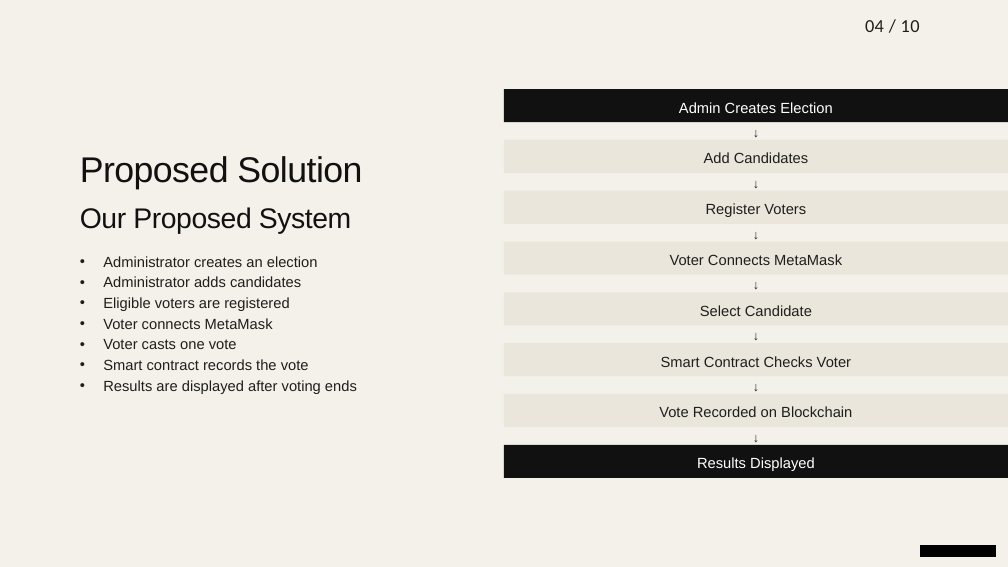
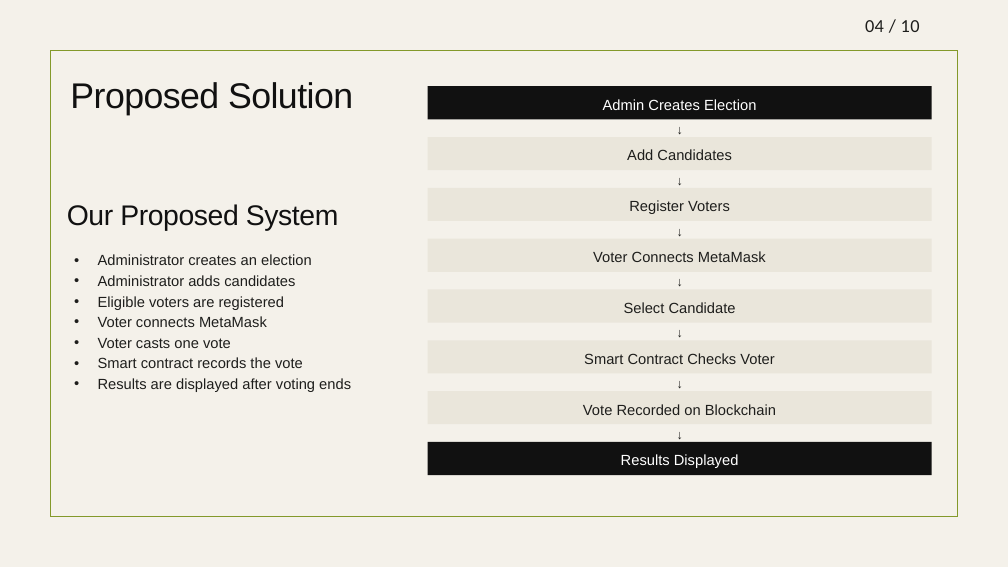
Before and after one commit to Sharaiz333/Blockchain-project_E-Voting-System, a slide deck: slide 4 of Documentation/Blockchain-Based-Voting-System.pptx. Drawn at 1008x567 pixels with LibreOffice and Linux fonts; fonts in the diff are those of the drawing; background and template pictures are left out. Boxes give left, top, right and bottom in pixels: in the first picture for what was removed or moved away, otherwise in the second. Text is boxed around its words. In the diff, an @@ line names an element or a change of style, - is before the commit and + after.

```diff
--- a/Documentation/Blockchain-Based-Voting-System.pptx
+++ b/Documentation/Blockchain-Based-Voting-System.pptx
@@ rectangle added at [50,51,957,517], outline #83992A 1.25 pt @@
@@ text "Proposed Solution": place and size @@
-text "Proposed Solution" at [80,156,362,190]
+text "Proposed Solution" at [70,82,353,115]
@@ text "Our Proposed System": place and size @@
-text "Our Proposed System" at [80,207,351,234]
+text "Our Proposed System" at [67,204,338,230]
@@ text "Administrator creates an election": place and size @@
-text "Administrator creates an election" at [103,256,357,394]
+text "Administrator creates an election" at [98,254,351,392]
@@ 3 texts, 1 rectangle: place and size @@
-3 texts, 1 rectangle at [504,152,1008,417]
+3 texts, 1 rectangle at [428,149,932,415]
@@ 12 texts, 7 rectangles: place and size @@
-12 texts, 7 rectangles at [504,89,1008,478]
+12 texts, 7 rectangles at [428,86,932,475]
@@ rectangle removed at [921,545,996,557] @@
```
Also in this commit, not shown: 9 other slides changed, 1 slide added.
